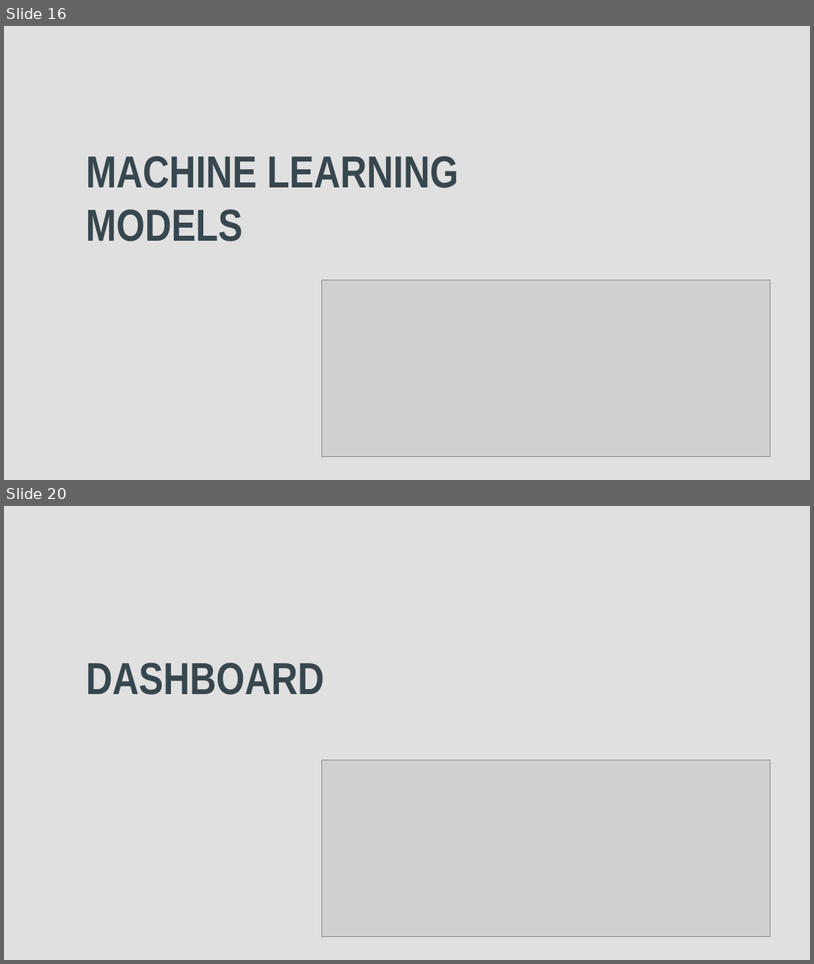
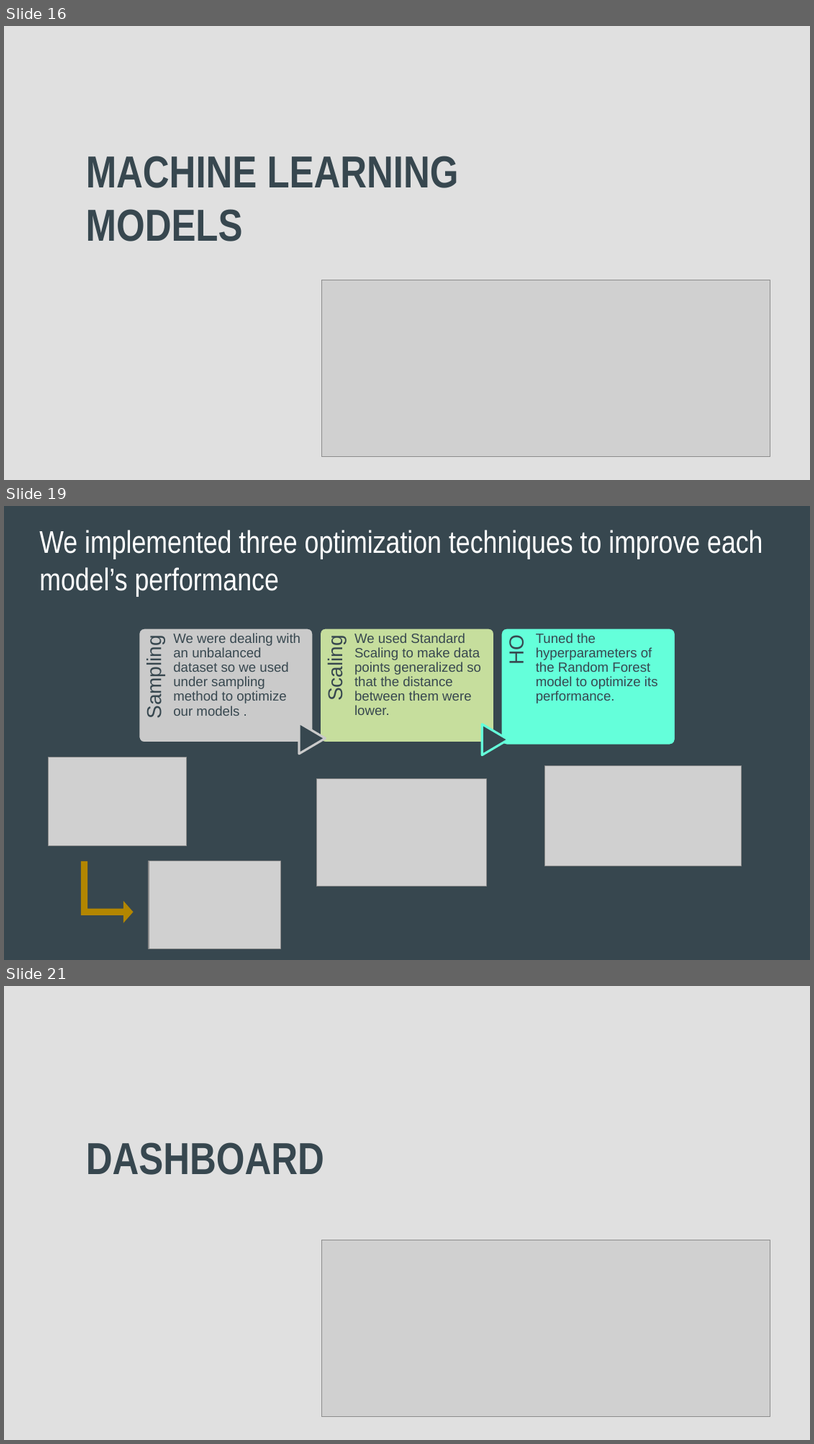
Before and after one commit to apombo90/Predicting_Heart_Disease, a slide deck: Final Project - Group 7.pptx. Shown one above the other, each under a label of ours: slides 16 and 20 before the commit, slides 16, 19 and 21 after it; the slides between them are not shown. The pictures are 814x964 and 814x1444 pixels, drawn with LibreOffice and Linux fonts; fonts in the diff are those of the drawing; grey boxes stand for pictures. Boxes give left, top, right and bottom in pixels: in the first picture for what was removed or moved away, otherwise in the second. Text is boxed around its words. In the diff, an @@ line names an element or a change of style, - is before the commit and + after.

```diff
--- a/Final Project - Group 7.pptx
+++ b/Final Project - Group 7.pptx
@@ slide 19 added at box(4, 506, 810, 960), background #37474F @@
@@ text added at box(39, 530, 763, 597), 28 pt, text #FFFFFF @@
+We implemented three optimization techniques to improve each model’s performance
@@ group added at box(139, 628, 676, 755): 6 texts, 3 rounded rectangles, 2 flow chart extracts @@
+Sampling
+We were dealing with an unbalanced dataset so we used under sampling method to optimize our models .
+Scaling
+We used Standard Scaling to make data points generalized so that the distance between them were lower.
+HO
+Tuned the hyperparameters of the Random Forest model to optimize its performance.
@@ picture added at box(49, 757, 187, 846) @@
@@ picture added at box(317, 779, 487, 886) @@
@@ picture added at box(545, 766, 741, 866) @@
@@ bent up arrow added at box(82, 861, 134, 923), fill #B28600 @@
@@ picture added at box(148, 861, 280, 949) @@
@@ what was slide 20 is now slide 21 @@
```
Also in this commit, not shown: 11 slides changed, 2 other slides added, 3 slides removed, 1 other file.
